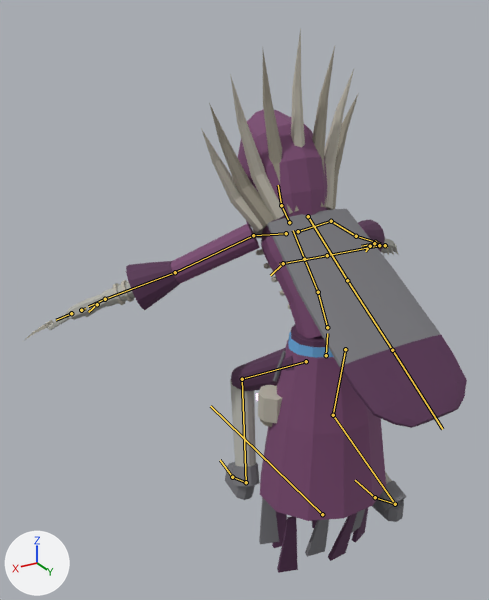
A saved change to the glTF model art/champions/marrow/export/marrow.glb.
Both versions are drawn from a 50 mm camera at (1.41, 1.73, 1.9) aimed at (0.21, -0.27, 0.9). The lights are fixed; the arrows at lower left show +X, +Y and +Z. The first picture is the older version. Both versions are drawn at frame 7 of the action 'r'; the numbers are the values there. The bones that change, and the others that lie on the model, are drawn over the model as lines.

Names of what the first picture shows: 'marrow.001'.
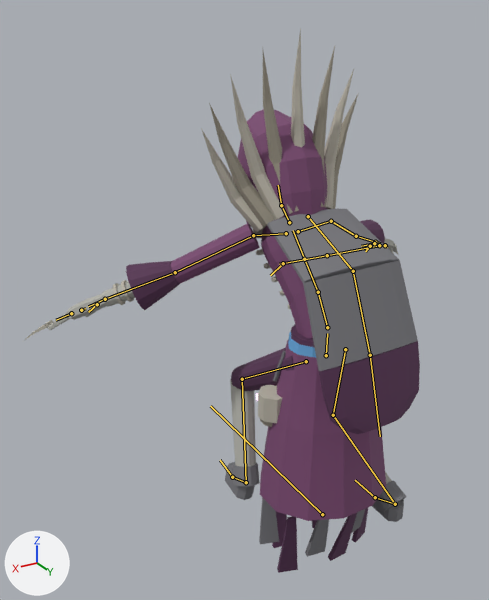
Where the change shows, as pixel boxes [x1, y1, x2, y2] in the pictures (489 x 600 px):
'marrow.001', posed (11% narrower): before [25, 28, 467, 573]; after [25, 28, 420, 573]
bone 'extra_cloak_1', root to tip: before (308, 216) to (347, 280); after (308, 216) to (353, 271)
bone 'extra_cloak_2', root to tip: before (347, 280) to (392, 350); after (353, 271) to (370, 355)
bone 'extra_cloak_3', root to tip: before (392, 350) to (442, 429); after (370, 355) to (380, 436)

Diff of the bpy script that builds the scene:
```diff
--- a/art/champions/marrow/export/marrow.glb.py
+++ b/art/champions/marrow/export/marrow.glb.py
@@ bone_extra_cloak_1 @@
 bone_extra_cloak_1 = bpy.data.objects['marrow'].pose.bones['extra_cloak_1']  # child of 'chest'
-bone_extra_cloak_1.rotation_quaternion = (0.999, -0.039, 0.0, 0.0)  # degrees (-4, 0, 0)
+bone_extra_cloak_1.rotation_quaternion = (0.991, -0.123, 0.0, 0.0)  # degrees (-14, 0, 0)
@@ bone_extra_cloak_2 @@
 bone_extra_cloak_2 = bpy.data.objects['marrow'].pose.bones['extra_cloak_2']  # child of 'extra_cloak_1'
-bone_extra_cloak_2.rotation_quaternion = (1.0, -0.026, 0.0, 0.0)  # degrees (-3, 0, 0)
+bone_extra_cloak_2.rotation_quaternion = (0.933, 0.337, 0.0, 0.0)  # degrees (40, 0, 0)
@@ bone_extra_cloak_3 @@
 bone_extra_cloak_3 = bpy.data.objects['marrow'].pose.bones['extra_cloak_3']  # child of 'extra_cloak_2'
-bone_extra_cloak_3.rotation_quaternion = (1.0, -0.022, 0.0, 0.0)  # degrees (-3, 0, 0)
+bone_extra_cloak_3.rotation_quaternion = (0.999, 0.036, 0.0, 0.0)  # degrees (4, 0, 0)
```
